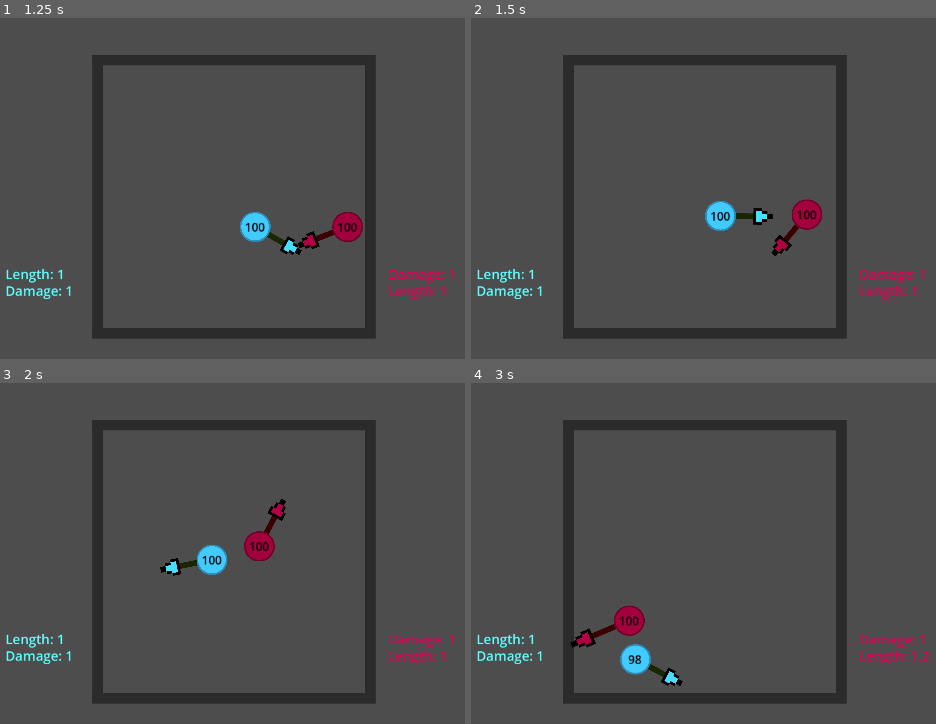
Above: before the commit, frames 1-4 (two rows, left to right).
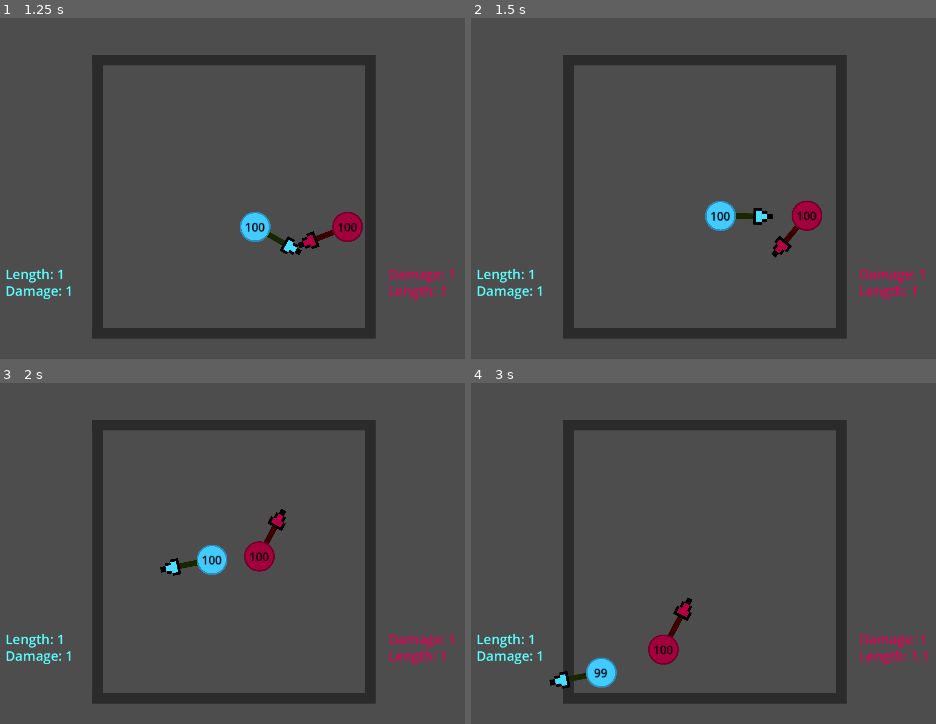
Above: after the commit, the same moments.

Repository: gmooreivy/earclacks-brawl
Game: Godot game, scene res://main.tscn
The game is run twice, just before and just after one commit, with the same random seed, the same clock (stepped at 60 frames per second) and the same inputs.
Inputs:
- Up to frame 1 (1.25 s): no input
- Up to frame 2 (1.5 s): no input
- Up to frame 3 (2 s): no input
- Up to frame 4 (3 s): no input

Frame 1 is identical in both runs. In frame 2, 0.2% of the frame differs, in the area x 64-76%, y 53-71%; in frame 3, 0.8%; in frame 4, 2.8%, in the area x 16-99%, y 63-90%.

Commit message:
Added week 1 requirements

Diff:
--- a/ball-battle-test-1/ball.tscn
+++ b/ball-battle-test-1/ball.tscn
@@ -12,7 +12,6 @@
 
 [node name="Ball" type="RigidBody2D"]
 collision_mask = 7
-mass = 0.25
 physics_material_override = SubResource("PhysicsMaterial_x8fbi")
 script = ExtResource("1_x8fbi")
 
Not shown, added: EarclashERD.drawio
Not shown, added: EarclashERD.pdf
Not shown, added: README.md
Not shown, added: wireframes.docx
